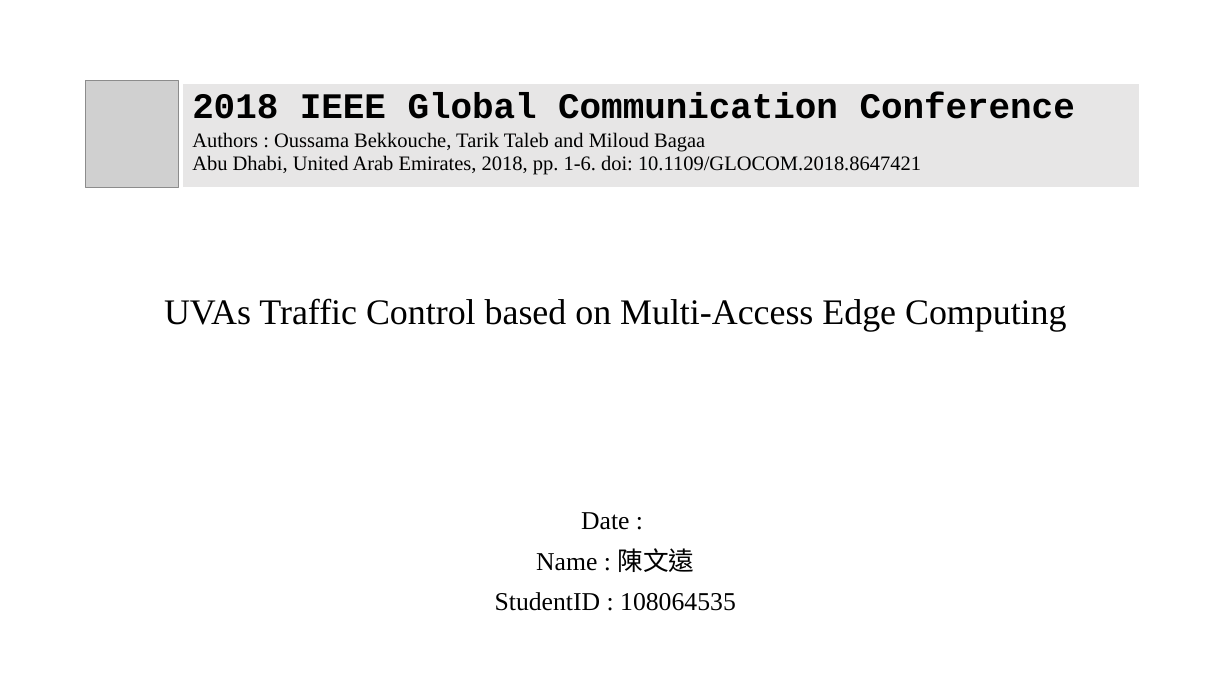
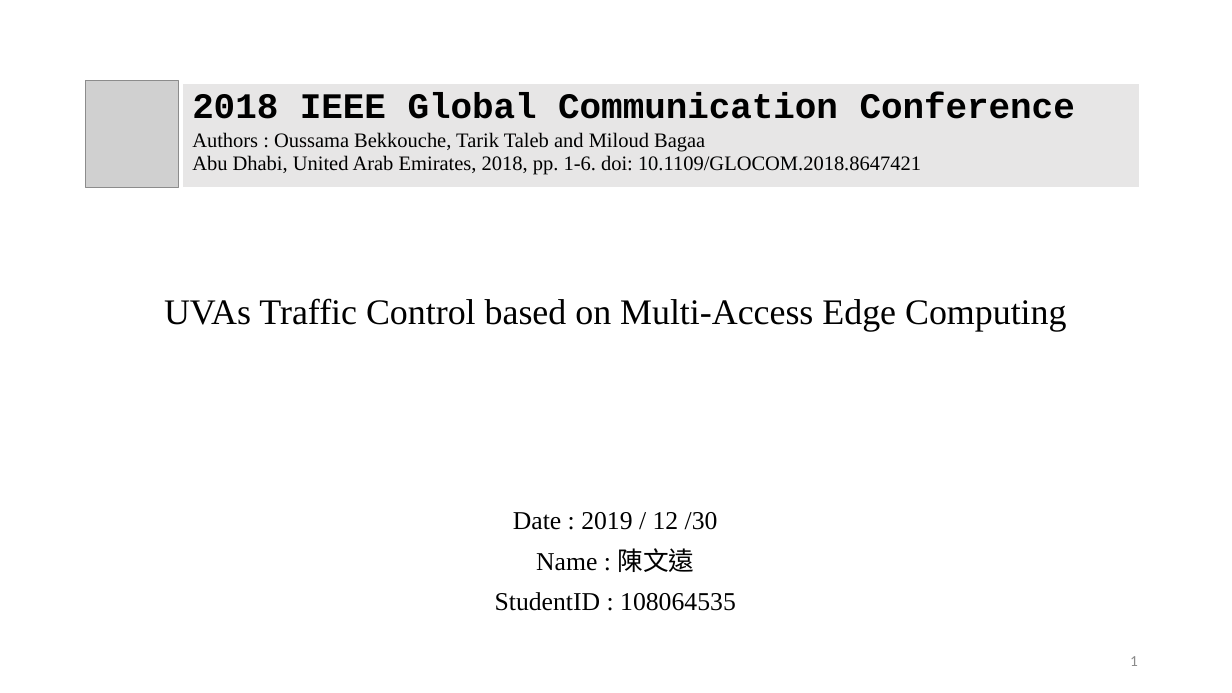
Before and after one commit to chris-nthu/communication, a slide deck: slide 1 of wireless_network/PaperReading/Report.pptx. Drawn at 1232x693 pixels with LibreOffice and Linux fonts; fonts in the diff are those of the drawing; grey boxes stand for pictures. Boxes give left, top, right and bottom in pixels: in the first picture for what was removed or moved away, otherwise in the second. Text is boxed around its words. In the diff, an @@ line names an element or a change of style, - is before the commit and + after.

```diff
--- a/wireless_network/PaperReading/Report.pptx
+++ b/wireless_network/PaperReading/Report.pptx
@@ subtitle at (513,512,718,530): text changed @@
-Date :
+Date : 2019 / 12 /30
@@ page number added at (1130,656,1138,666), 12 pt, text #8C8C8C @@
+1
```
Also in this commit, not shown: 7 other slides changed, 9 slides added, 3 slides removed, 1 other file.
